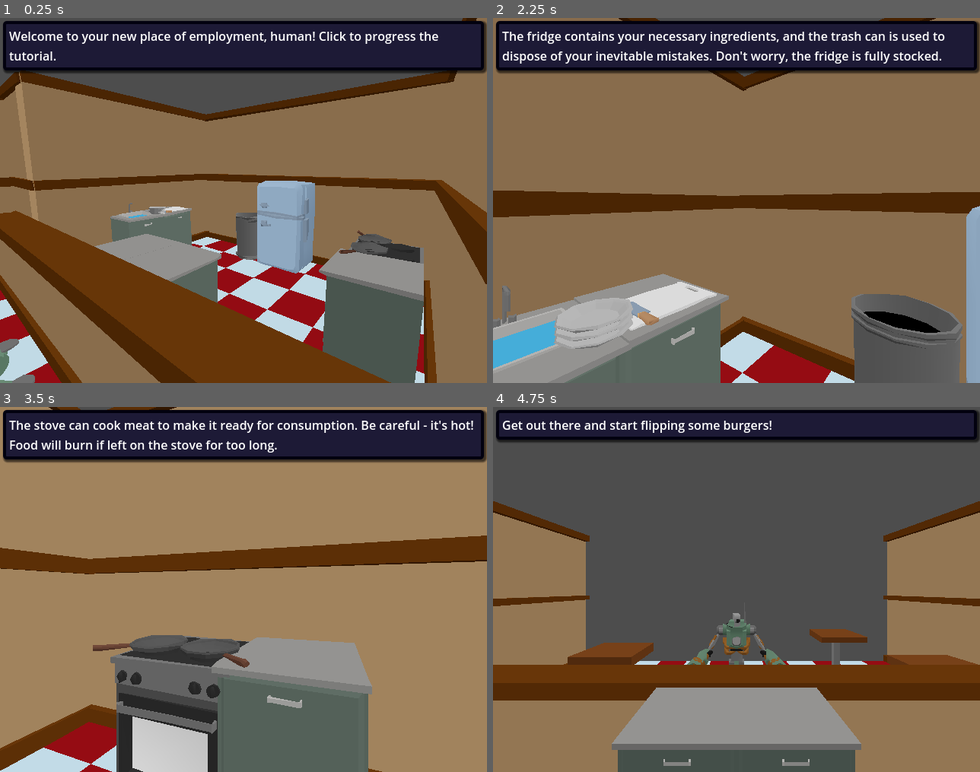
Above: before the commit, frames 1-4 (two rows, left to right).
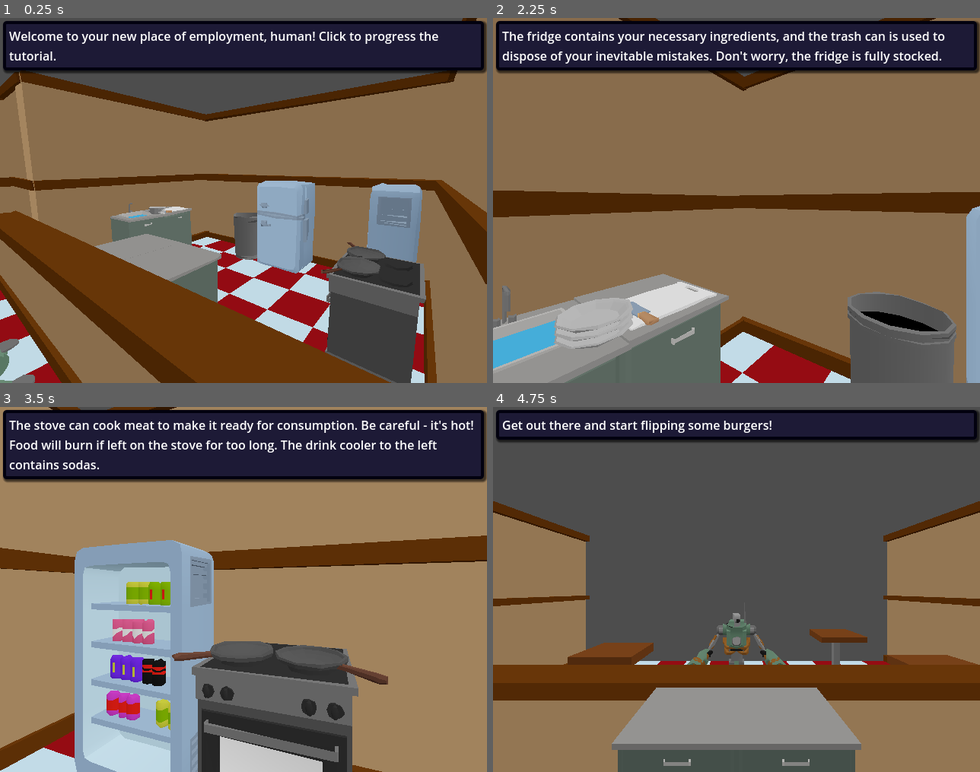
Above: after the commit, the same moments.

Repository: connor-lennox/DemoDisk
Game: Godot game, scene res://scenes/tutorial/tutorial_scene.tscn
Two runs of this game, one before a commit and one after it. Both use one fixed random seed, a clock stepped at 60 frames per second and the inputs below. This scene is started directly instead of the project's main scene.
Inputs (mouse positions are in pixels of both pictures, inside the frame that each line leads up to):
- Up to frame 1 (0.25 s): no input
- Up to frame 2 (2.25 s): tap Enter (ui_accept) at 0.5, 0.77, 1.52 s; move the mouse to (843, 182) at 0.52 s; hold Right (ui_right) 0.53-1.28 s; click (843, 182) at 0.6 s; move the mouse to (639, 218) at 1.27 s; hold Left (ui_left) 1.28-2.03 s; click (639, 218) at 1.35 s; move the mouse to (785, 120) at 2.02 s; hold Right (ui_right) from 2.03 s (still down); click (785, 120) at 2.1 s
- Up to frame 3 (3.5 s): keep holding Right (ui_right); move the mouse to (219, 662) at 2.77 s; click (219, 662) at 2.85 s; tap Enter (ui_accept) at 3.02 s
- Up to frame 4 (4.75 s): move the mouse to (882, 644) at 3.52 s; release Right (ui_right) at 3.53 s; hold Left (ui_left) from 3.53 s (still down); click (882, 644) at 3.6 s; tap Enter (ui_accept) at 3.77, 4.52 s; move the mouse to (590, 534) at 4.27 s; click (590, 534) at 4.35 s

The runs differ from the first frame. In frame 1, 7.5% of the frame differs, in the area x 47-88%, y 45-100%; in frame 2, 1.0%; in frame 3, 32%, in the area x 0-100%, y 9-100%; in frame 4, nothing differs.
Error in both runs: Attempt to call function 'switch_to_scene' in base 'null instance' on a null instance. (res://scenes/scene_manager.gd:4)

Commit message:
customers can request drinks as well

Diff:
--- /dev/null
+++ b/items/resources/soda_item.tres
@@ -0,0 +1,8 @@
+[gd_resource type="Resource" script_class="FoodItemType" load_steps=3 format=3 uid="uid://drti873sc4pap"]
+
+[ext_resource type="Script" path="res://items/food_item_type.gd" id="1_58wt7"]
+[ext_resource type="PackedScene" uid="uid://c12nuhkc3mx3p" path="res://assets/food/Soda_Can.glb" id="1_f7540"]
+
+[resource]
+script = ExtResource("1_58wt7")
+mesh = ExtResource("1_f7540")
--- a/nodes/customers/customer.gd
+++ b/nodes/customers/customer.gd
@@ -16,6 +16,8 @@
 	preload("res://assets/sounds/voicelines/thanks.wav"),
 	preload("res://assets/sounds/voicelines/thank_you.wav")
 ]
+
+const AND_A_VOICE_LINE = preload("res://assets/sounds/voicelines/and_a.wav")
 
 const WALK_SPEED = 2.5
 const ROTATION_SPEED = 2
@@ -146,8 +148,15 @@
 
 func _say_order():
 	await _play_dialog_line(greeting_line)
-	for order_item in order.requirements:
-		await _play_dialog_line(order_item.voice_line)
+	if len(order.requirements) == 0:
+		# If there's only one order item, just say what it is
+		await _play_dialog_line(order.requirements[0].voice_line)
+	else:
+		# For multiple items, we order as "...X, Y, and a Z"
+		for order_item in order.requirements.slice(0, -1):
+			await _play_dialog_line(order_item.voice_line)
+		await _play_dialog_line(AND_A_VOICE_LINE)
+		await _play_dialog_line(order.requirements[-1].voice_line)
 
 
 func _play_dialog_line(line: AudioStream):
--- a/nodes/customers/customer_manager.gd
+++ b/nodes/customers/customer_manager.gd
@@ -11,6 +11,10 @@
 	preload("res://nodes/customers/order_items/burger_cheese_order_item.tres"),
 	preload("res://nodes/customers/order_items/burger_deluxe_order_item.tres"),
 	preload("res://nodes/customers/order_items/burger_plain_order_item.tres")
+]
+
+var addons = [
+	preload("res://nodes/customers/order_items/drink_order_item.tres")
 ]
 
 var customer_scene = preload("res://nodes/customers/customer.tscn")
@@ -71,4 +75,8 @@
 	customer.order_satisfied.connect(pop_customer)
 
 func _construct_order() -> Order:
-	return Order.new([entrees.pick_random()])
+	var items: Array[OrderItem] = [entrees.pick_random()]
+	for addon in addons:
+		if randf() > 0.5:
+			items.append(addon)
+	return Order.new(items)
--- /dev/null
+++ b/nodes/customers/order_items/drink_order_item.tres
@@ -0,0 +1,10 @@
+[gd_resource type="Resource" script_class="OrderItem" load_steps=4 format=3 uid="uid://orkalu201xgx"]
+
+[ext_resource type="Resource" uid="uid://drti873sc4pap" path="res://items/resources/soda_item.tres" id="1_3joh4"]
+[ext_resource type="Script" path="res://nodes/customers/order_item.gd" id="1_hjbpy"]
+[ext_resource type="AudioStream" uid="uid://mb52jecrbejg" path="res://assets/sounds/voicelines/drink.wav" id="3_ow1md"]
+
+[resource]
+script = ExtResource("1_hjbpy")
+food_item = ExtResource("1_3joh4")
+voice_line = ExtResource("3_ow1md")
--- /dev/null
+++ b/nodes/objects/drink_cooler/drink_cooler.tscn
@@ -0,0 +1,26 @@
+[gd_scene load_steps=5 format=3 uid="uid://cxpdqi3bewbc"]
+
+[ext_resource type="Script" path="res://nodes/objects/food_spawner/food_spawner.gd" id="1_1uduv"]
+[ext_resource type="PackedScene" uid="uid://blrqq62e6beom" path="res://assets/restaurant/Environment_CanFridge.glb" id="1_ip8if"]
+[ext_resource type="Resource" uid="uid://drti873sc4pap" path="res://items/resources/soda_item.tres" id="2_84gnc"]
+
+[sub_resource type="BoxShape3D" id="BoxShape3D_o5o4d"]
+size = Vector3(2, 3, 0.5)
+
+[node name="DrinkCooler" type="Area3D"]
+transform = Transform3D(0.6, 0, 0, 0, 0.6, 0, 0, 0, 0.6, 0, 0, 0)
+collision_layer = 2
+collision_mask = 0
+script = ExtResource("1_1uduv")
+food_type = ExtResource("2_84gnc")
+
+[node name="Environment_CanFridge" parent="." instance=ExtResource("1_ip8if")]
+
+[node name="CollisionShape3D" type="CollisionShape3D" parent="."]
+transform = Transform3D(1, 0, 0, 0, 1, 0, 0, 0, 1, 0, 2.41946, 0)
+shape = SubResource("BoxShape3D_o5o4d")
+
+[node name="MeshParent" type="Node3D" parent="."]
+
+[node name="ChildPosition" type="Node3D" parent="."]
+transform = Transform3D(1, 0, 0, 0, 1, 0, 0, 0, 1, 0.184755, 2.08911, 0)
--- a/nodes/objects/food_spawner/food_spawner.gd
+++ b/nodes/objects/food_spawner/food_spawner.gd
@@ -5,6 +5,7 @@
 @export var food_type: FoodItemType
 
 @onready var mesh_spawns: Array[Node] = $MeshParent.get_children()
+@onready var child_position: Node3D = $ChildPosition
 
 # Called when the node enters the scene tree for the first time.
 func _ready():
@@ -17,5 +18,5 @@
 	if player.currently_held_item == null:
 		var food_item: FoodItem = food_item_scene.instantiate() as FoodItem
 		food_item.call_deferred("_set_food_type", food_type)
-		add_child(food_item)
+		child_position.add_child(food_item)
 		await food_item.get_picked_up_by(player)
--- a/nodes/objects/food_spawner/food_spawner.tscn
+++ b/nodes/objects/food_spawner/food_spawner.tscn
@@ -33,3 +33,5 @@
 
 [node name="MeshSpawn5" type="Node3D" parent="MeshParent"]
 transform = Transform3D(0.985331, -0.164652, 0.0448708, 0.170657, 0.950662, -0.259073, -3.72529e-09, 0.26293, 0.964815, -0.403515, 0.130865, 0.334694)
+
+[node name="ChildPosition" type="Node3D" parent="."]
--- a/scenes/restaurant.tscn
+++ b/scenes/restaurant.tscn
@@ -17,6 +17,7 @@
 [ext_resource type="Environment" uid="uid://ds1lha3ksi3cf" path="res://shaders/game_environment.tres" id="12_hp55t"]
 [ext_resource type="Resource" uid="uid://xk3nfpmssm3o" path="res://items/resources/tomato_whole_item.tres" id="12_rmg2e"]
 [ext_resource type="PackedScene" uid="uid://dkag0fx78j7m8" path="res://assets/restaurant/table.glb" id="13_450xy"]
+[ext_resource type="PackedScene" uid="uid://cxpdqi3bewbc" path="res://nodes/objects/drink_cooler/drink_cooler.tscn" id="14_j5to8"]
 [ext_resource type="PackedScene" uid="uid://jpvw3qljccly" path="res://assets/restaurant/diner_midwall.glb" id="15_v5el7"]
 
 [node name="Restaurant" type="Node3D"]
@@ -99,10 +100,10 @@
 transform = Transform3D(-4.37114e-08, 0, 1, 0, 1, 0, -1, 0, -4.37114e-08, 0.314268, 2.1, 0)
 
 [node name="Oven" parent="Stations/OvenStation" instance=ExtResource("5_w7kgg")]
-transform = Transform3D(-4.37114e-08, 0, 1, 0, 1, 0, -1, 0, -4.37114e-08, -1, 0, 0.5)
+transform = Transform3D(-4.37114e-08, 0, 1, 0, 1, 0, -1, 0, -4.37114e-08, -1, 0, -0.360162)
 
-[node name="Counter3" parent="Stations/OvenStation" instance=ExtResource("2_7gbyc")]
-transform = Transform3D(-4.37114e-08, 0, 1, 0, 1, 0, -1, 0, -4.37114e-08, -1, 0, -0.5)
+[node name="DrinkCooler" parent="Stations/OvenStation" instance=ExtResource("14_j5to8")]
+transform = Transform3D(-2.62268e-08, 0, 0.6, 0, 0.6, 0, -0.6, 0, -2.62268e-08, -0.993086, 0, 1.18384)
 
 [node name="FridgeStation" type="Node3D" parent="Stations"]
 transform = Transform3D(1, 0, 0, 0, 1, 0, 0, 0, 1, 0, 0, 4)
@@ -135,7 +136,7 @@
 food_type = ExtResource("12_rmg2e")
 
 [node name="Trashcan" parent="Stations/FridgeStation" instance=ExtResource("10_tb47y")]
-transform = Transform3D(1.3, 0, 0, 0, 1.3, 0, 0, 0, 1.3, 1.07976, 0, 1.32632)
+transform = Transform3D(1.3, 0, 0, 0, 1.3, 0, 0, 0, 1.3, 1.12174, 0, 1.30363)
 
 [node name="SinkStation" type="Node3D" parent="Stations"]
 transform = Transform3D(1, 0, 0, 0, 1, 0, 0, 0, 1, 2, 0, 3)
--- a/scenes/tutorial/tutorial_scene.tscn
+++ b/scenes/tutorial/tutorial_scene.tscn
@@ -38,7 +38,7 @@
 [node name="Point4" type="Node3D" parent="TutorialPoints"]
 transform = Transform3D(-0.34444, -0.439266, 0.829703, 0, 0.883783, 0.467897, -0.938808, 0.161163, -0.304411, -0.875909, 2.16725, 2.21097)
 script = ExtResource("2_25uqi")
-description = "The stove can cook meat to make it ready for consumption. Be careful - it's hot! Food will burn if left on the stove for too long."
+description = "The stove can cook meat to make it ready for consumption. Be careful - it's hot! Food will burn if left on the stove for too long. The drink cooler to the left contains sodas."
 
 [node name="Point5" type="Node3D" parent="TutorialPoints"]
 transform = Transform3D(1, 0, 0, 0, 0.983571, 0.180519, 0, -0.180519, 0.983571, 0, 2.868, 3.53)
Binary file added: assets/food/Soda.glb
Not shown, added: assets/food/Soda.glb.import
Binary file added: assets/food/Soda_Can.glb
Not shown, added: assets/food/Soda_Can.glb.import
Binary file added: assets/restaurant/Environment_CanFridge.glb
Not shown, added: assets/restaurant/Environment_CanFridge.glb.import
Not shown, added: assets/sounds/voicelines/and_a.wav.import
Not shown, added: assets/sounds/voicelines/drink.wav.import
Not shown: 1 places in scenes/restaurant.tscn that only renumber resources
Not shown, added: assets/sounds/voicelines/and_a.wav
Not shown, added: assets/sounds/voicelines/drink.wav
